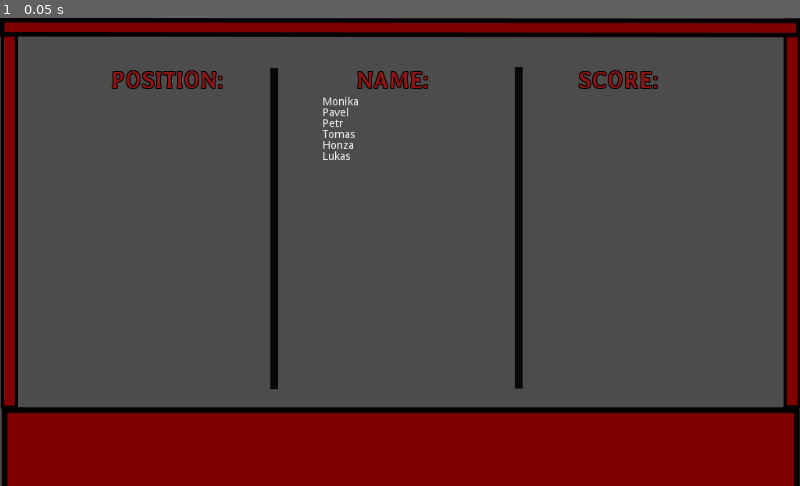
Above: before the commit, frame 1.
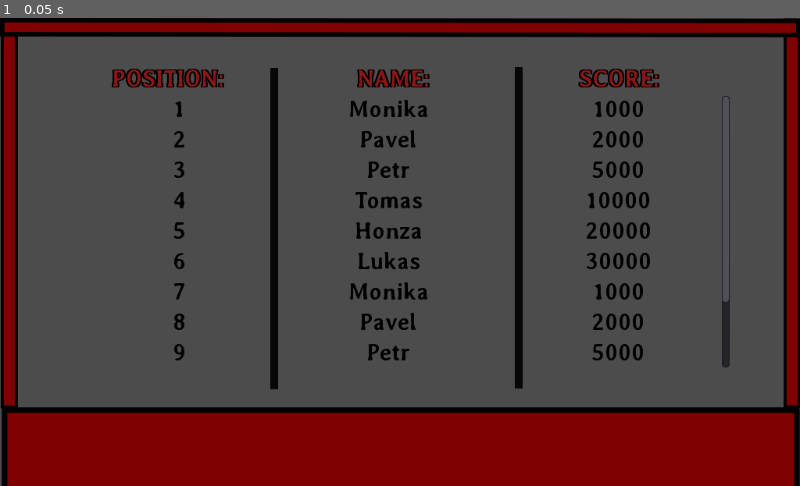
Above: after the commit, the same moment.

Repository: mjablecnik/Godot-Highscore
Game: Godot game, scene res://Highscore.tscn
The game is run twice, just before and just after one commit, with the same random seed, the same clock (stepped at 60 frames per second) and the same inputs.
Inputs:
- Up to frame 1 (0.05 s): no input

The runs differ from the first frame. In frame 1, 3.6% of the frame differs, in the area x 14-92%, y 10-75%.

Commit message:
fixed highscore

Diff:
--- a/Highscore.gd
+++ b/Highscore.gd
@@ -1,12 +1,26 @@
 extends Control
 
-var names_array = ["Monika", "Pavel", "Petr", "Tomas", "Honza", "Lukas"]
-var score_array = [1000, 2000, 5000, 10000, 20000, 30000]
+var names_array = ["Monika", "Pavel", "Petr", "Tomas", "Honza", "Lukas", "Monika", "Pavel", "Petr", "Tomas", "Honza", "Lukas"]
+var score_array = [1000, 2000, 5000, 10000, 20000, 30000, 1000, 2000, 5000, 10000, 20000, 30000]
+
+var subLabel = load("res://SubLabel.tscn")
+
+func _ready():
+	var positionsContainer = $VBoxContainer/HighscoreScroll/HBoxContainer/Positions
+	var namesContainer = $VBoxContainer/HighscoreScroll/HBoxContainer/Names
+	var scoresContainer = $VBoxContainer/HighscoreScroll/HBoxContainer/Scores
+
+	for i in names_array.size():
+		var position = subLabel.instance()
+		position.text = str(i+1)
+
+		var label = subLabel.instance()
+		label.text = names_array[i]
+
+		var score = subLabel.instance()
+		score.text = str(score_array[i])
 
 
-func _ready():
-	var namesContainer = $VBoxContainer/HighscoreScroll/VBoxContainer/Names
-	for name in names_array:
-		var label = Label.new()
-		label.text = name
+		positionsContainer.add_child(position)
 		namesContainer.add_child(label)
+		scoresContainer.add_child(score)
--- a/Highscore.tscn
+++ b/Highscore.tscn
@@ -1,24 +1,8 @@
-[gd_scene load_steps=6 format=2]
+[gd_scene load_steps=4 format=2]
 
 [ext_resource path="res://Highscore.gd" type="Script" id=1]
 [ext_resource path="res://main_scene.png" type="Texture" id=2]
-[ext_resource path="res://Averia-Bold.ttf" type="DynamicFontData" id=3]
-
-[sub_resource type="DynamicFont" id=1]
-
-size = 30
-use_mipmaps = false
-use_filter = false
-font_data = ExtResource( 3 )
-_sections_unfolded = [ "Font", "Settings" ]
-
-[sub_resource type="DynamicFont" id=2]
-
-size = 30
-use_mipmaps = false
-use_filter = false
-font_data = ExtResource( 3 )
-_sections_unfolded = [ "Font", "Settings" ]
+[ext_resource path="res://MainLabel.tscn" type="PackedScene" id=3]
 
 [node name="Highscore" type="Control" index="0"]
 
@@ -79,10 +63,10 @@
 anchor_top = 0.0
 anchor_right = 0.0
 anchor_bottom = 0.0
-margin_left = 72.0
-margin_top = 62.0
-margin_right = 934.0
-margin_bottom = 482.0
+margin_left = 73.0
+margin_top = 60.0
+margin_right = 935.0
+margin_bottom = 480.0
 rect_min_size = Vector2( 860, 420 )
 rect_pivot_offset = Vector2( 0, 0 )
 rect_clip_content = false
@@ -113,95 +97,26 @@
 "_edit_lock_": true
 }
 
-[node name="PositionLabel" type="Label" parent="VBoxContainer/Headers" index="0"]
-
-anchor_left = 0.0
-anchor_top = 0.0
-anchor_right = 0.0
-anchor_bottom = 0.0
+[node name="PositionLabel" parent="VBoxContainer/Headers" index="0" instance=ExtResource( 3 )]
+
 margin_left = 70.0
 margin_right = 214.0
 margin_bottom = 35.0
-rect_pivot_offset = Vector2( 0, 0 )
-rect_clip_content = false
-mouse_filter = 2
-mouse_default_cursor_shape = 0
-size_flags_horizontal = 6
-size_flags_vertical = 1
-custom_fonts/font = SubResource( 1 )
-custom_colors/font_color = Color( 0.550781, 0.0882111, 0.0882111, 1 )
-custom_colors/font_color_shadow = Color( 0, 0, 0, 1 )
-custom_constants/shadow_offset_x = 1
-custom_constants/shadow_as_outline = 1
 text = "POSITION:"
-align = 1
-percent_visible = 1.0
-lines_skipped = 0
-max_lines_visible = -1
-_sections_unfolded = [ "Margin", "Rect", "Size Flags", "custom_colors", "custom_fonts" ]
-__meta__ = {
-"_edit_lock_": true
-}
-
-[node name="NameLabel" type="Label" parent="VBoxContainer/Headers" index="1"]
-
-anchor_left = 0.0
-anchor_top = 0.0
-anchor_right = 0.0
-anchor_bottom = 0.0
+
+[node name="NameLabel" parent="VBoxContainer/Headers" index="1" instance=ExtResource( 3 )]
+
 margin_left = 383.0
 margin_right = 476.0
 margin_bottom = 35.0
-rect_pivot_offset = Vector2( 0, 0 )
-rect_clip_content = false
-mouse_filter = 2
-mouse_default_cursor_shape = 0
-size_flags_horizontal = 6
-size_flags_vertical = 0
-custom_fonts/font = SubResource( 2 )
-custom_colors/font_color = Color( 0.550781, 0.0882111, 0.0882111, 1 )
-custom_colors/font_color_shadow = Color( 0, 0, 0, 1 )
-custom_constants/shadow_offset_x = 1
-custom_constants/shadow_as_outline = 1
 text = "NAME:"
-align = 1
-percent_visible = 1.0
-lines_skipped = 0
-max_lines_visible = -1
-_sections_unfolded = [ "Size Flags", "custom_colors", "custom_fonts" ]
-__meta__ = {
-"_edit_lock_": true
-}
-
-[node name="ScoreLabel" type="Label" parent="VBoxContainer/Headers" index="2"]
-
-anchor_left = 0.0
-anchor_top = 0.0
-anchor_right = 0.0
-anchor_bottom = 0.0
+
+[node name="ScoreLabel" parent="VBoxContainer/Headers" index="2" instance=ExtResource( 3 )]
+
 margin_left = 667.0
 margin_right = 770.0
 margin_bottom = 35.0
-rect_pivot_offset = Vector2( 0, 0 )
-rect_clip_content = false
-mouse_filter = 2
-mouse_default_cursor_shape = 0
-size_flags_horizontal = 6
-size_flags_vertical = 1
-custom_fonts/font = SubResource( 1 )
-custom_colors/font_color = Color( 0.550781, 0.0882111, 0.0882111, 1 )
-custom_colors/font_color_shadow = Color( 0, 0, 0, 1 )
-custom_constants/shadow_offset_x = 1
-custom_constants/shadow_as_outline = 1
 text = "SCORE:"
-align = 1
-percent_visible = 1.0
-lines_skipped = 0
-max_lines_visible = -1
-_sections_unfolded = [ "Size Flags", "custom_colors", "custom_fonts" ]
-__meta__ = {
-"_edit_lock_": true
-}
 
 [node name="HighscoreScroll" type="ScrollContainer" parent="VBoxContainer" index="1"]
 
@@ -224,12 +139,10 @@
 scroll_horizontal = 0
 scroll_vertical_enabled = true
 scroll_vertical = 0
+scroll_deadzone = 0
 _sections_unfolded = [ "Rect", "Scroll", "Size Flags" ]
-__meta__ = {
-"_edit_lock_": true
-}
-
-[node name="VBoxContainer" type="HBoxContainer" parent="VBoxContainer/HighscoreScroll" index="0"]
+
+[node name="HBoxContainer" type="HBoxContainer" parent="VBoxContainer/HighscoreScroll" index="0"]
 
 anchor_left = 0.0
 anchor_top = 0.0
@@ -244,16 +157,55 @@
 mouse_default_cursor_shape = 0
 size_flags_horizontal = 1
 size_flags_vertical = 1
-custom_constants/separation = 0
+custom_constants/separation = 200
 alignment = 1
-_sections_unfolded = [ "Rect", "Size Flags", "custom_constants" ]
-
-[node name="Position" type="VBoxContainer" parent="VBoxContainer/HighscoreScroll/VBoxContainer" index="0"]
-
-anchor_left = 0.0
-anchor_top = 0.0
-anchor_right = 0.0
-anchor_bottom = 0.0
+_sections_unfolded = [ "Rect", "Size Flags", "Visibility", "custom_constants" ]
+
+[node name="Positions" type="VBoxContainer" parent="VBoxContainer/HighscoreScroll/HBoxContainer" index="0"]
+
+anchor_left = 0.0
+anchor_top = 0.0
+anchor_right = 0.0
+anchor_bottom = 0.0
+margin_left = 180.0
+margin_right = 180.0
+margin_bottom = 200.0
+rect_pivot_offset = Vector2( 0, 0 )
+rect_clip_content = false
+mouse_filter = 1
+mouse_default_cursor_shape = 0
+size_flags_horizontal = 14
+size_flags_vertical = 1
+alignment = 2
+_sections_unfolded = [ "Anchor", "Margin", "Size Flags", "Visibility" ]
+
+[node name="Names" type="VBoxContainer" parent="VBoxContainer/HighscoreScroll/HBoxContainer" index="1"]
+
+anchor_left = 0.0
+anchor_top = 0.0
+anchor_right = 0.0
+anchor_bottom = 0.0
+margin_left = 380.0
+margin_right = 470.0
+margin_bottom = 200.0
+rect_pivot_offset = Vector2( 0, 0 )
+rect_clip_content = false
+mouse_filter = 1
+mouse_default_cursor_shape = 0
+size_flags_horizontal = 3
+size_flags_vertical = 1
+size_flags_stretch_ratio = 0.5
+alignment = 0
+_sections_unfolded = [ "Size Flags", "Visibility", "custom_constants" ]
+
+[node name="Scores" type="VBoxContainer" parent="VBoxContainer/HighscoreScroll/HBoxContainer" index="2"]
+
+anchor_left = 0.0
+anchor_top = 0.0
+anchor_right = 0.0
+anchor_bottom = 0.0
+margin_left = 670.0
+margin_right = 670.0
 margin_bottom = 200.0
 rect_pivot_offset = Vector2( 0, 0 )
 rect_clip_content = false
@@ -262,42 +214,4 @@
 size_flags_horizontal = 2
 size_flags_vertical = 1
 alignment = 0
-_sections_unfolded = [ "Size Flags", "Visibility" ]
-
-[node name="Names" type="VBoxContainer" parent="VBoxContainer/HighscoreScroll/VBoxContainer" index="1"]
-
-anchor_left = 0.0
-anchor_top = 0.0
-anchor_right = 0.0
-anchor_bottom = 0.0
-margin_left = 340.0
-margin_right = 510.0
-margin_bottom = 200.0
-rect_pivot_offset = Vector2( 0, 0 )
-rect_clip_content = false
-mouse_filter = 1
-mouse_default_cursor_shape = 0
-size_flags_horizontal = 3
-size_flags_vertical = 1
-size_flags_stretch_ratio = 0.5
-custom_constants/separation = 0
-alignment = 0
 _sections_unfolded = [ "Size Flags", "Visibility", "custom_constants" ]
-
-[node name="Scores" type="VBoxContainer" parent="VBoxContainer/HighscoreScroll/VBoxContainer" index="2"]
-
-anchor_left = 0.0
-anchor_top = 0.0
-anchor_right = 0.0
-anchor_bottom = 0.0
-margin_left = 510.0
-margin_right = 510.0
-margin_bottom = 200.0
-rect_pivot_offset = Vector2( 0, 0 )
-rect_clip_content = false
-mouse_filter = 1
-mouse_default_cursor_shape = 0
-size_flags_horizontal = 2
-size_flags_vertical = 1
-alignment = 0
-_sections_unfolded = [ "Size Flags", "Visibility" ]
--- /dev/null
+++ b/MainLabel.tscn
@@ -0,0 +1,38 @@
+[gd_scene load_steps=3 format=2]
+
+[ext_resource path="res://Averia-Bold.ttf" type="DynamicFontData" id=1]
+
+[sub_resource type="DynamicFont" id=1]
+
+size = 30
+use_mipmaps = false
+use_filter = false
+font_data = ExtResource( 1 )
+_sections_unfolded = [ "Font", "Settings" ]
+
+[node name="PositionLabel" type="Label"]
+
+anchor_left = 0.0
+anchor_top = 0.0
+anchor_right = 0.0
+anchor_bottom = 0.0
+margin_right = 145.0
+margin_bottom = 36.0
+rect_pivot_offset = Vector2( 0, 0 )
+rect_clip_content = false
+mouse_filter = 2
+mouse_default_cursor_shape = 0
+size_flags_horizontal = 6
+size_flags_vertical = 1
+custom_fonts/font = SubResource( 1 )
+custom_colors/font_color = Color( 0.550781, 0.0882111, 0.0882111, 1 )
+custom_colors/font_color_shadow = Color( 0, 0, 0, 1 )
+custom_constants/shadow_offset_x = 2
+custom_constants/shadow_offset_y = 1
+custom_constants/shadow_as_outline = 1
+text = "MainLabel"
+align = 1
+percent_visible = 1.0
+lines_skipped = 0
+max_lines_visible = -1
+_sections_unfolded = [ "Margin", "Rect", "Size Flags", "custom_colors", "custom_constants", "custom_fonts" ]
--- /dev/null
+++ b/SubLabel.tscn
@@ -0,0 +1,34 @@
+[gd_scene load_steps=3 format=2]
+
+[ext_resource path="res://Averia-Bold.ttf" type="DynamicFontData" id=1]
+
+[sub_resource type="DynamicFont" id=1]
+
+size = 30
+use_mipmaps = false
+use_filter = false
+font_data = ExtResource( 1 )
+_sections_unfolded = [ "Font", "Settings" ]
+
+[node name="PositionLabel" type="Label"]
+
+anchor_left = 0.0
+anchor_top = 0.0
+anchor_right = 0.0
+anchor_bottom = 0.0
+margin_right = 145.0
+margin_bottom = 36.0
+rect_pivot_offset = Vector2( 0, 0 )
+rect_clip_content = false
+mouse_filter = 2
+mouse_default_cursor_shape = 0
+size_flags_horizontal = 6
+size_flags_vertical = 1
+custom_fonts/font = SubResource( 1 )
+custom_colors/font_color = Color( 0, 0, 0, 1 )
+text = "SubLabel"
+align = 1
+percent_visible = 1.0
+lines_skipped = 0
+max_lines_visible = -1
+_sections_unfolded = [ "Margin", "Rect", "Size Flags", "custom_colors", "custom_constants", "custom_fonts" ]
Not shown, changed: icon.png.import
Not shown, changed: main_scene.png.import
